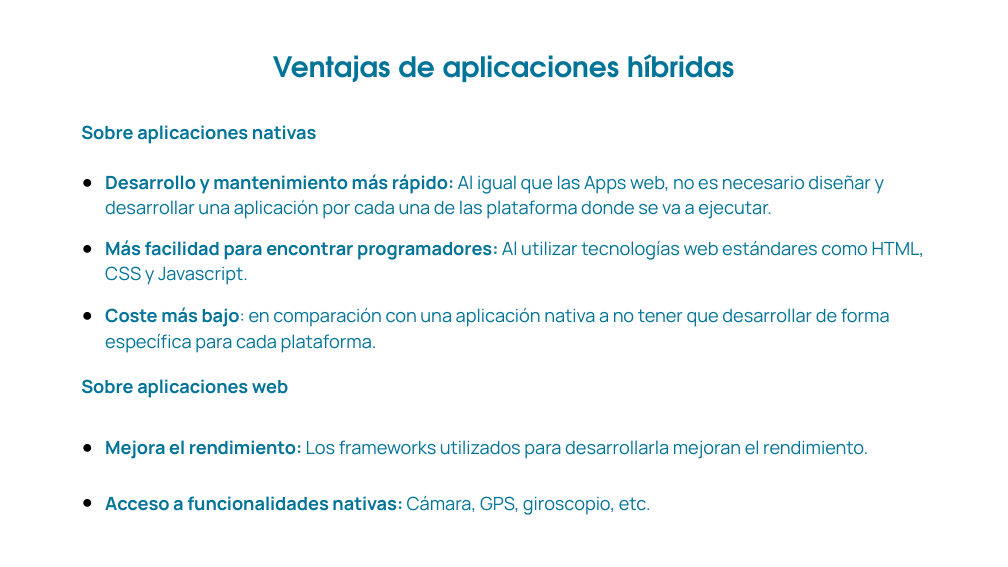
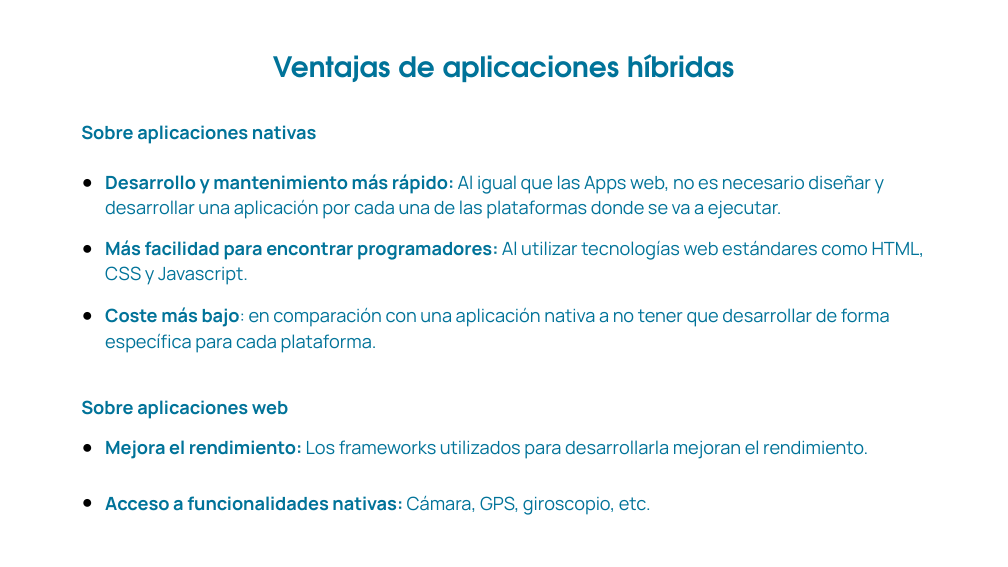
Before and after one commit to grupoinetel/curso-devops-ulpgc, a slide deck: slide 3 of ppt/curso-devops-ulpgc-ui.pptx. Drawn at 1008x567 pixels with LibreOffice and Linux fonts; fonts in the diff are those of the drawing; background and template pictures are left out. Boxes give left, top, right and bottom in pixels: in the first picture for what was removed or moved away, otherwise in the second. Text is boxed around its words. In the diff, an @@ line names an element or a change of style, - is before the commit and + after.

```diff
--- a/ppt/curso-devops-ulpgc-ui.pptx
+++ b/ppt/curso-devops-ulpgc-ui.pptx
@@ text at (105, 174, 885, 219): text changed @@
-● Desarrollo y mantenimiento más rápido: Al igual que las Apps web, no es necesario diseñar y desarrollar una aplicación por cada una de las plataforma donde se va a ejecutar.
+● Desarrollo y mantenimiento más rápido: Al igual que las Apps web, no es necesario diseñar y desarrollar una aplicación por cada una de las plataformas donde se va a ejecutar.
@@ text "Sobre aplicaciones web": place and size @@
-text "Sobre aplicaciones web" at (81, 379, 288, 398)
+text "Sobre aplicaciones web" at (81, 400, 288, 419)
```
Also in this commit, not shown: 2 other slides changed.
